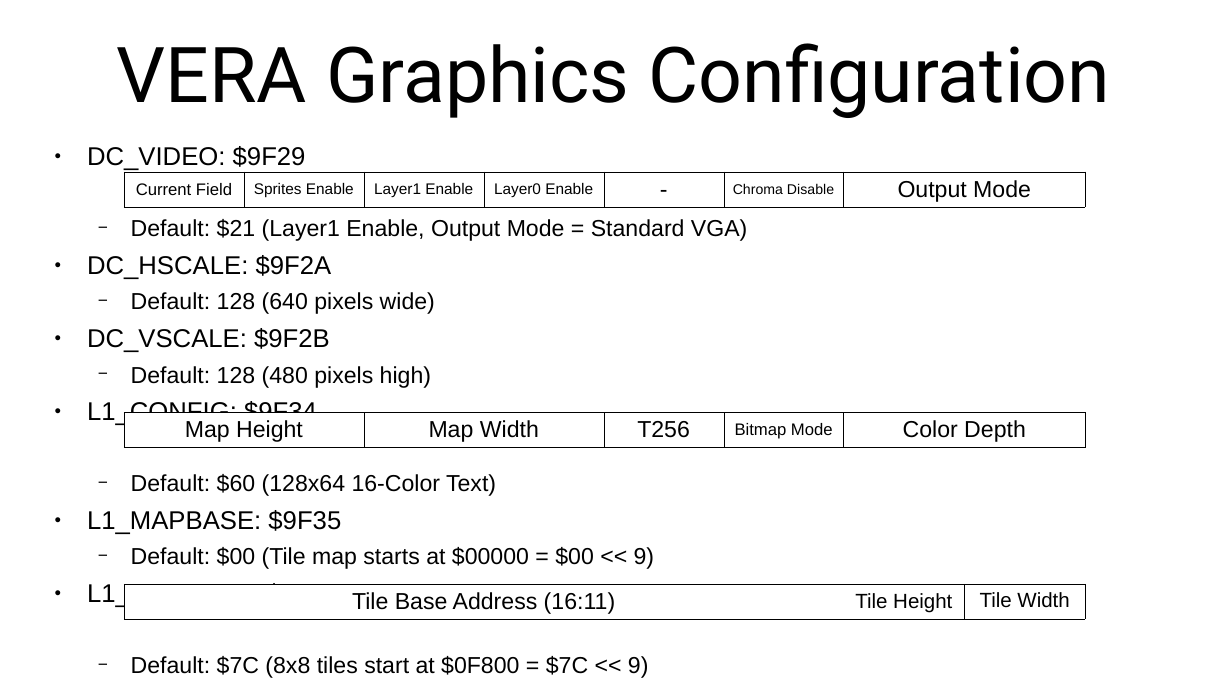
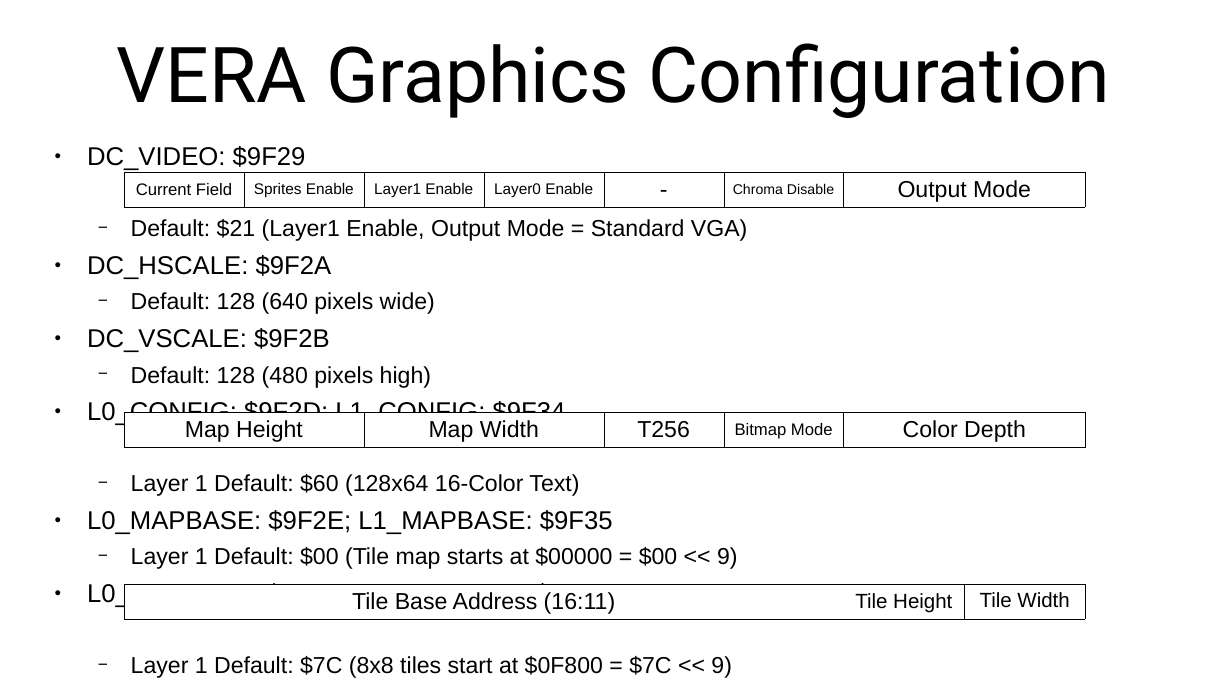
Before and after one commit to SlithyMatt/x16-assembly-tutorial, a slide deck: slide 10 of Lesson9/Lesson9.odp. Drawn at 1232x693 pixels with LibreOffice and Linux fonts; fonts in the diff are those of the drawing. Boxes give left, top, right and bottom in pixels: in the first picture for what was removed or moved away, otherwise in the second. Text is boxed around its words. In the diff, an @@ line names an element or a change of style, - is before the commit and + after.

```diff
--- a/Lesson9/Lesson9.odp
+++ b/Lesson9/Lesson9.odp
@@ text at (87,474,738,678): text changed @@
-● L1_CONFIG: $9F34
-  − Default: $60 (128x64 16-Color Text)
-● L1_MAPBASE: $9F35
-  − Default: $00 (Tile map starts at $00000 = $00 << 9)
-● L1_TILEBASE: $9F36
-  − Default: $7C (8x8 tiles start at $0F800 = $7C << 9)
+● L0_CONFIG: $9F2D; L1_CONFIG: $9F34
+  − Layer 1 Default: $60 (128x64 16-Color Text)
+● L0_MAPBASE: $9F2E; L1_MAPBASE: $9F35
+  − Layer 1 Default: $00 (Tile map starts at $00000 = $00 << 9)
+● L0_TILEBASE: $9F2F; L1_TILEBASE: $9F36
+  − Layer 1 Default: $7C (8x8 tiles start at $0F800 = $7C << 9)
```
Also in this commit, not shown: 2 other slides changed, 1 slide added, 2 other files.
